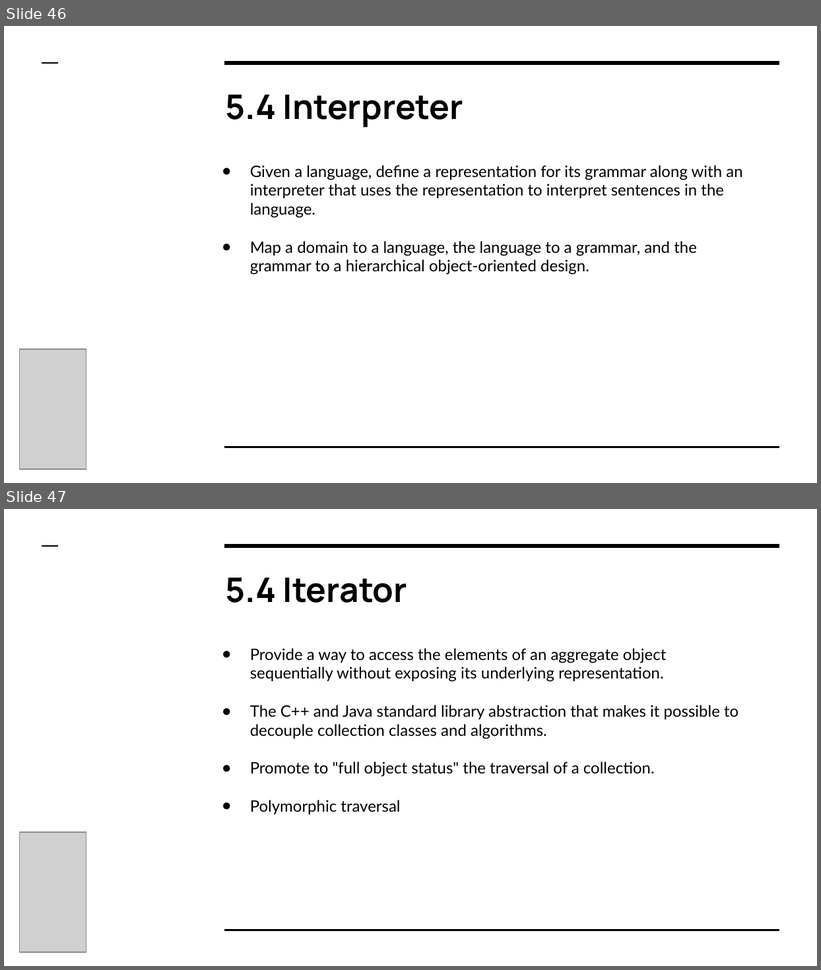
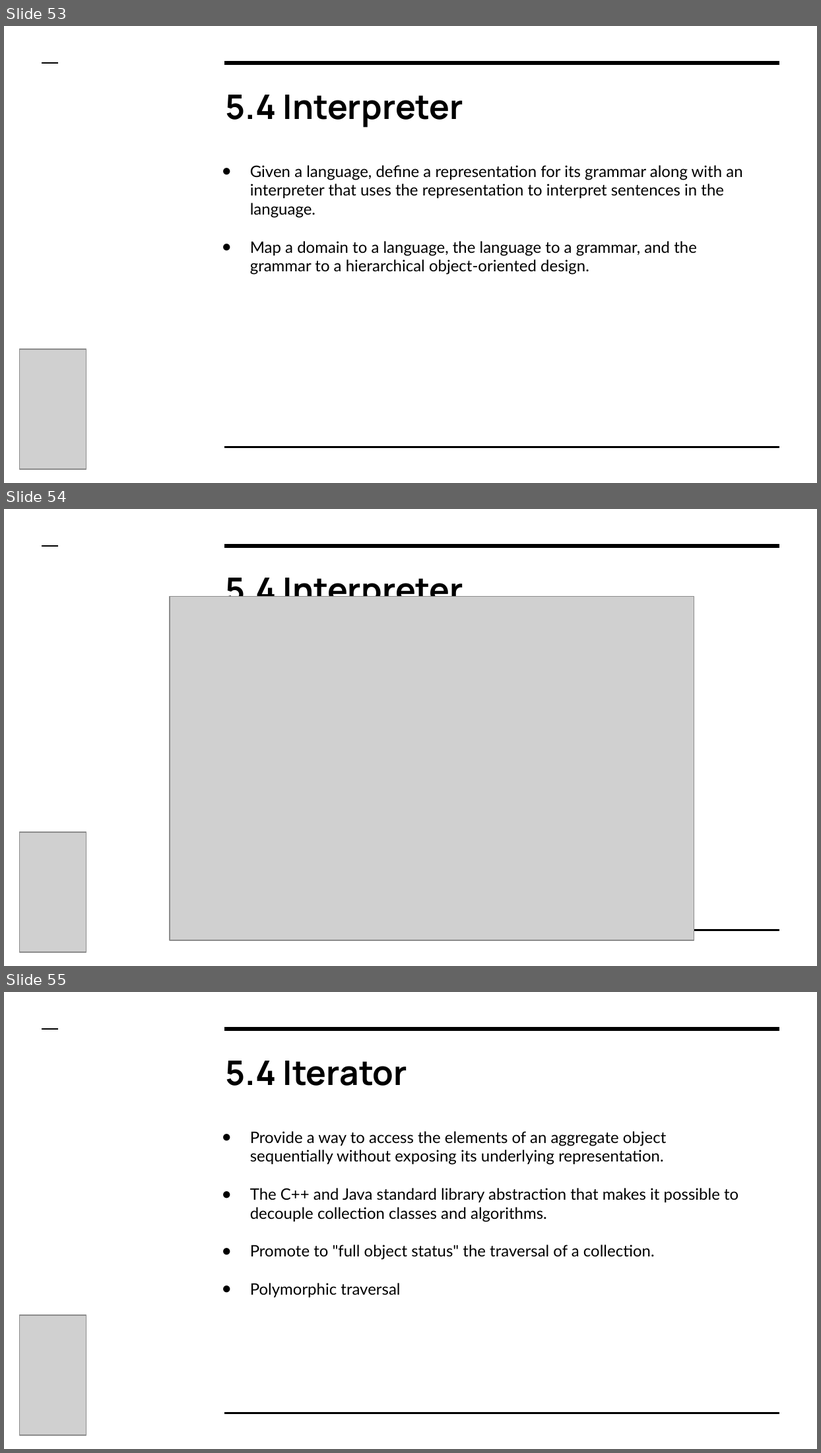
Before and after one commit to miguelbravo7/Exposicion_DP, a slide deck: Presentacion.pptx. Shown one above the other, each under a label of ours: slides 46 and 47 before the commit, slides 53, 54 and 55 after it. The pictures are 821x970 and 821x1453 pixels, drawn with LibreOffice and Linux fonts; fonts in the diff are those of the drawing; grey boxes stand for pictures. Boxes give left, top, right and bottom in pixels: in the first picture for what was removed or moved away, otherwise in the second. Text is boxed around its words. In the diff, an @@ line names an element or a change of style, - is before the commit and + after.

```diff
--- a/Presentacion.pptx
+++ b/Presentacion.pptx
@@ slide 54 added at box(4, 509, 817, 966), background #FFFFFF; not listed: 3 template elements that a slide beside it also shows @@
@@ title added at box(226, 571, 463, 597), 30 pt, text #000000, bold @@
+5.4 Interpreter
@@ picture added at box(170, 596, 694, 941) @@
@@ picture added at box(19, 832, 86, 953) @@
@@ what was slide 46 is now slide 53 @@
@@ what was slide 47 is now slide 55 @@
```
Also in this commit, not shown: 6 slides changed, 8 other slides added.
